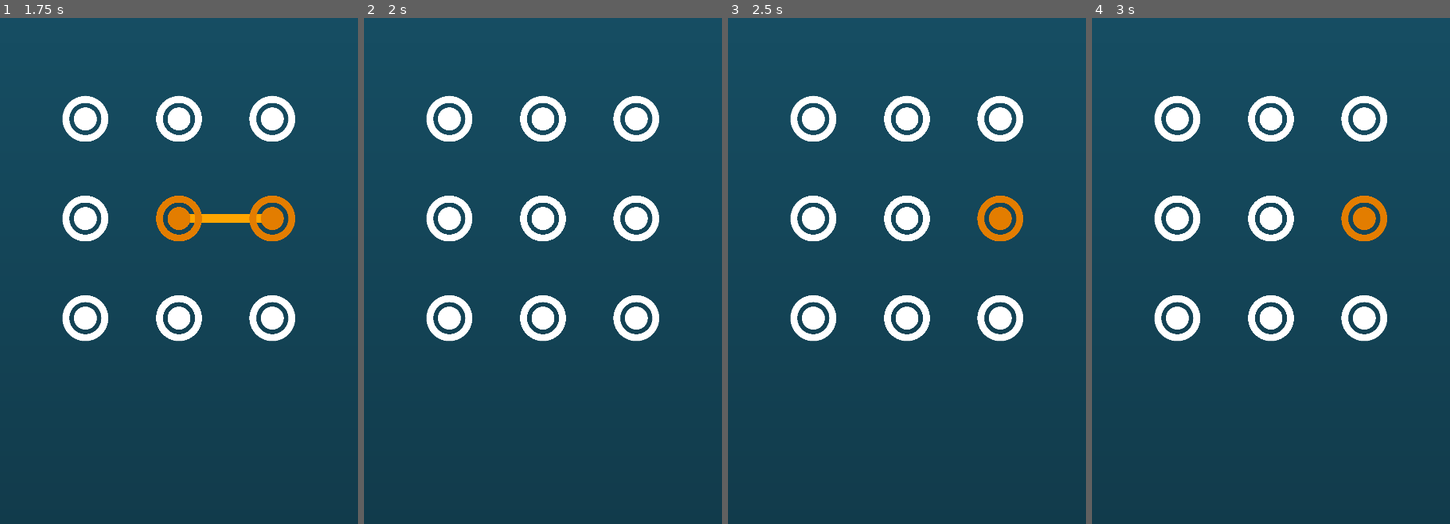
Above: before the commit, frames 1-4 (left to right).
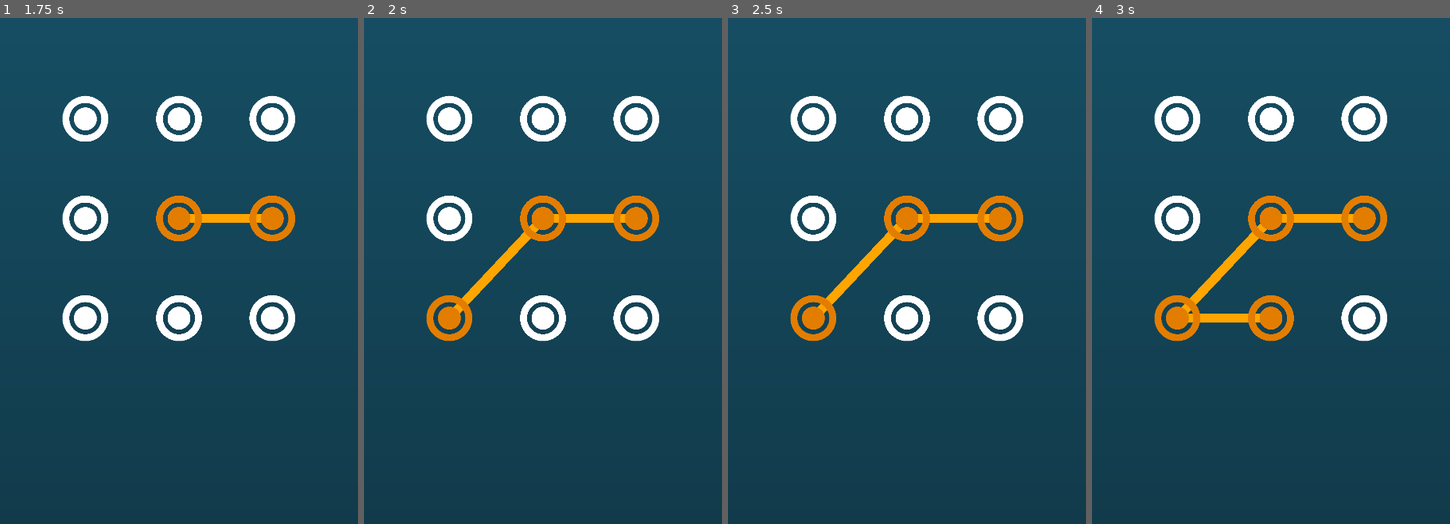
Above: after the commit, the same moments.

Repository: tJamesD/dot-line-matcher
Game: Godot game, scene res://Scenes/main.tscn
Two runs of this game, one before a commit and one after it. Both use one fixed random seed, a clock stepped at 60 frames per second and the inputs below.
Inputs (mouse positions are in pixels of both pictures, inside the frame that each line leads up to):
- Up to frame 1 (1.75 s): tap Enter at 0.5 s; move the mouse to (85, 119) at 0.52 s; tap Space at 1.25 s; move the mouse to (179, 119) at 1.27 s
- Up to frame 2 (2 s): no input
- Up to frame 3 (2.5 s): move the mouse to (1000, 119) at 2.02 s
- Up to frame 4 (3 s): tap Enter at 2.75 s; move the mouse to (1177, 220) at 2.77 s

Frame 1 is identical in both runs. In frame 2, 2.9% of the frame differs, in the area x 17-83%, y 35-64%; in frame 3, 2.2%; in frame 4, 3.3%, in the area x 17-74%, y 35-64%.

Commit message:
line now tracking mouse and being drawn

Diff:
--- a/Scenes/main.tscn
+++ b/Scenes/main.tscn
@@ -39,7 +39,7 @@
 
 [node name="Node2D" type="Node2D" parent="."]
 script = ExtResource("1_bo1nx")
-gen_length = 2
+gen_length = 4
 
 [node name="Dot0" parent="Node2D" instance=ExtResource("1_jjgbg")]
 position = Vector2(257.5, 700)
--- a/Scripts/dot.gd
+++ b/Scripts/dot.gd
@@ -8,6 +8,7 @@
 
 signal wrong_pattern
 signal correct_pattern
+signal added_to_user_guess
 
 var mouse_active_dot : bool = false
 #signal current_dot(dot :Dot)
@@ -27,7 +28,7 @@
 
 	line_to_mouse.width = 150
 	line_to_mouse.z_index = 1
-	line_to_mouse.default_color = Color.ORANGE
+	line_to_mouse.default_color = Color.GREEN
 	add_child(line_to_mouse)
 
 
@@ -42,16 +43,21 @@
 			dot_manager.user_guess.append(self)
 		_check_solution()
 
+
 func _check_solution():
 	var index : int = 0
 	for dot in dot_manager.user_guess:
 		if dot != dot_manager.pattern[index]:
 			print("Wrong Guess!!!")
 			wrong_pattern.emit()
-			break;
+			return;
 		index+=1
+
 	if len(dot_manager.pattern) == len(dot_manager.user_guess):
 		correct_pattern.emit()
+	elif (len(dot_manager.user_guess) > 0 ):
+		added_to_user_guess.emit()
+
 
 
 func _on_mouse_exited() -> void:
@@ -103,6 +109,12 @@
 func _reset_line():
 	line2dtest.clear_points()
 
+func _reset_mouse_line():
+	line_to_mouse.clear_points()
+	mouse_active_dot = false
+
+
+
 func _enable_line():
 	pass
 	#line2dtest.visible = true
--- a/Scripts/dots_manager.gd
+++ b/Scripts/dots_manager.gd
@@ -13,6 +13,12 @@
 @onready var dot7 = $Dot7
 @onready var dot8 = $Dot8
 @onready var score = 0
+@onready var dot_1_index = null
+@onready var dot_2_index = null
+
+@onready var active_dot = null
+
+@onready var debug_counter =0
 
 var animate = true
 var draw_allowed = false
@@ -34,6 +40,8 @@
 	for dot in dot_array:
 		dot.connect("wrong_pattern", Callable(self,"_reset_to_new_pattern"))
 		dot.connect("correct_pattern", Callable(self,"_increase_score"))
+		dot.connect("added_to_user_guess", Callable(self,"_move_draw_window"))
+		dot.connect("added_to_user_guess", Callable(self,"_move_active_dot"))
 		#dot.connect("current_dot", Callable(self,"_draw_line_to_mouse"))
 
 	#dot_array[2]._draw_to_neighbor(dot_array[4])
@@ -41,13 +49,6 @@
 	#_generate_pattern()
 	#for dot in pattern:
 		#dot._activate()
-
-func _search_mouse_active_dot() -> Dot:
-	for dot in dot_array:
-		if dot.mouse_active_dot:
-			return dot
-	return null
-
 
 func _process(delta: float) -> void:
 
@@ -70,13 +71,56 @@
 	if draw_allowed:
 		_draw_line_to_mouse()
 
+func _move_active_dot():
+	if active_dot != null :
+		active_dot._reset_mouse_line()
+
+	user_guess[-1].mouse_active_dot = true
+
+	active_dot = user_guess[-1]
+
+func _move_draw_window():
+	if len(user_guess) == 1:
+		dot_1_index = 0
+	elif len(user_guess) == 2:
+		dot_2_index = 1
+		user_guess[dot_1_index]._draw_to_neighbor(user_guess[dot_2_index])
+	else:
+		dot_1_index +=1
+		dot_2_index +=1
+		user_guess[dot_1_index]._draw_to_neighbor(user_guess[dot_2_index])
+
+
+#func _search_mouse_active_dot() -> Dot:
+	#
+	#for dot in dot_array:
+		#if dot.mouse_active_dot:
+			#return dot
+	#return null
+
+
+
+
+func _user_guess_index_checker():
+	pass
+
+
 func _draw_line_to_mouse():
-	var dot = _search_mouse_active_dot()
+	#var dot = _search_mouse_active_dot()
+	#var dot = null
+	#
+	#var dot_1 = null
+	#var dot_2 = null
+	#
+	#if dot_1_index != null:
+		#dot_1 = user_guess[dot_1_index]
 	#print(dot)
-	if dot != null:
-		print("LINE DOT: " + dot.name)
-		print(dot.position)
-		print(get_viewport().get_mouse_position())
+	if active_dot != null:
+		if(debug_counter % 100 == 0):
+			print("LINE DOT: " + active_dot.name)
+		debug_counter += 1
+		#print(dot.position)
+		#print(get_viewport().get_mouse_position())
 		#var local_mouse = dot.get_parent().to_local(get_viewport().get_mouse_position())
 		#dot.line_to_mouse.global_position = Vector2.ZERO
 		#dot.line_to_mouse.points = [dot.global_position, get_viewport().get_mouse_position()]
@@ -85,9 +129,9 @@
 
 		#var local_mouse = dot.get_parent().to_local(get_viewport().get_mouse_position())
 		#dot.line_to_mouse.points = [dot.global_position, get_global_mouse_position()]
-		var start_local = dot.to_local(dot.global_position)
-		var end_local   = dot.to_local(get_global_mouse_position())
-		dot.line_to_mouse.points = [start_local, end_local]
+		var start_local = active_dot.to_local(active_dot.global_position)
+		var end_local   = active_dot.to_local(get_global_mouse_position())
+		active_dot.line_to_mouse.points = [start_local, end_local]
 
 
 func _generate_pattern():
@@ -146,6 +190,7 @@
 	for dot in dot_array:
 		dot._deactivate()
 		dot._reset_line()
+		dot._reset_mouse_line()
 
 func _increase_score():
 	score += 1
@@ -160,3 +205,4 @@
 	user_guess.clear()
 	animate = true
 	draw_allowed = false
+	active_dot = null
